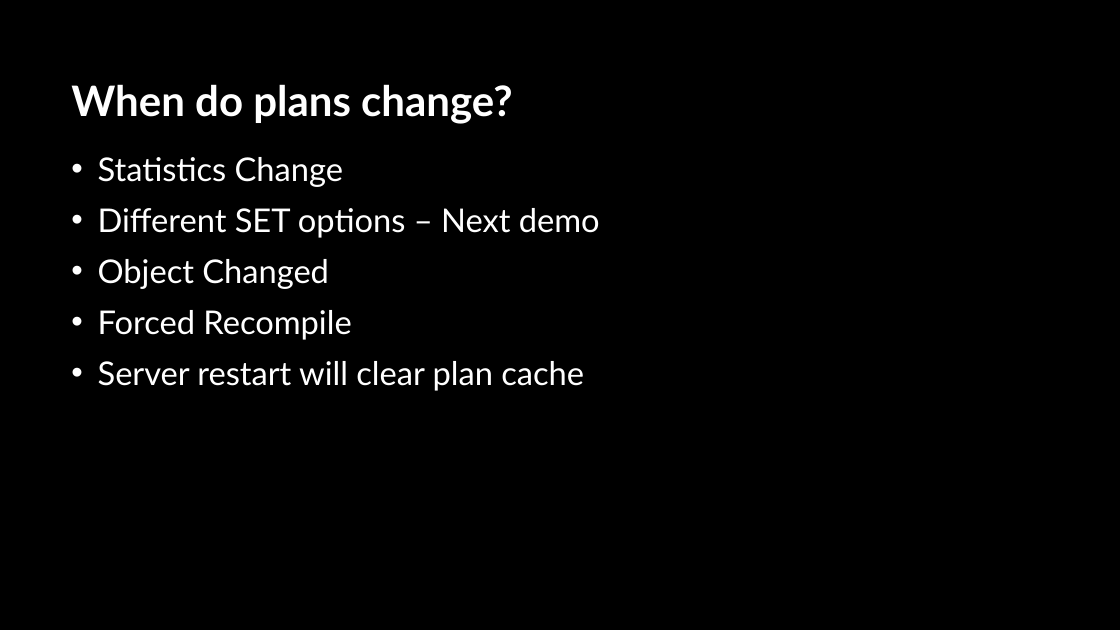
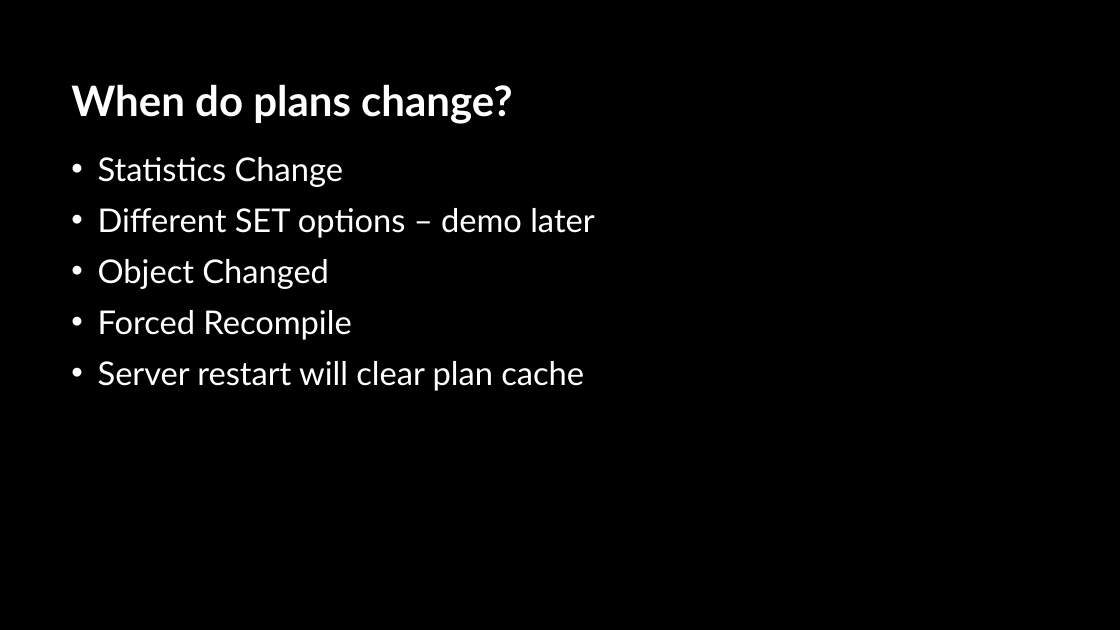
Before and after one commit to sabinio/SQLTraining, a slide deck: slide 27 of Slides/3. Query Execution.pptx (slide 26 before the commit). Drawn at 1120x630 pixels with LibreOffice and Linux fonts; fonts in the diff are those of the drawing; background and template pictures are left out. Boxes give left, top, right and bottom in pixels: in the first picture for what was removed or moved away, otherwise in the second. Text is boxed around its words. In the diff, an @@ line names an element or a change of style, - is before the commit and + after.

```diff
--- a/Slides/3. Query Execution.pptx
+++ b/Slides/3. Query Execution.pptx
@@ text at [98,208,594,238]: text changed @@
-• Different SET options – Next demo
+• Different SET options – demo later
```
Also in this commit, not shown: 2 slides added, 1 slide removed, 2 other files.
